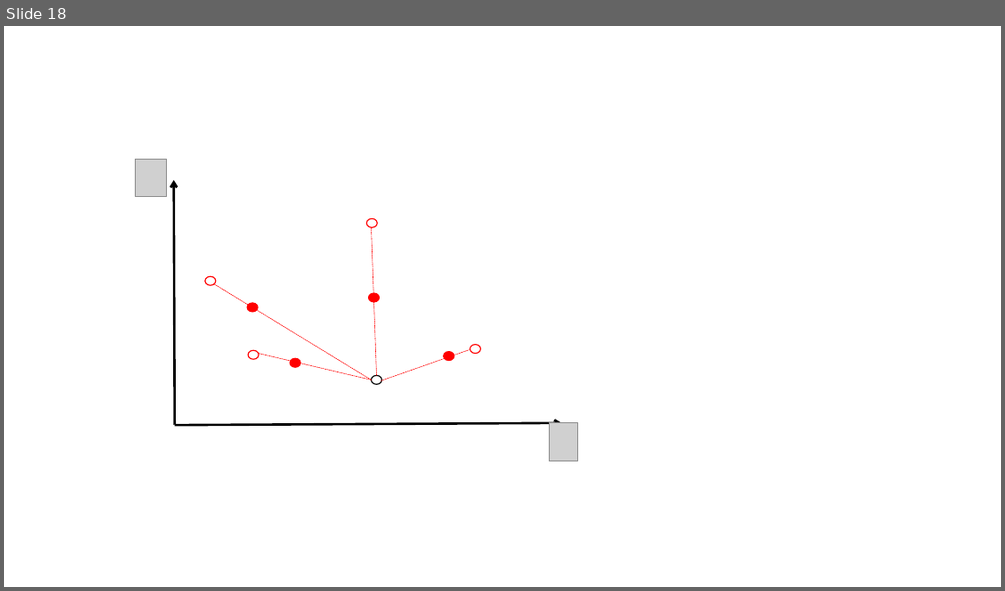
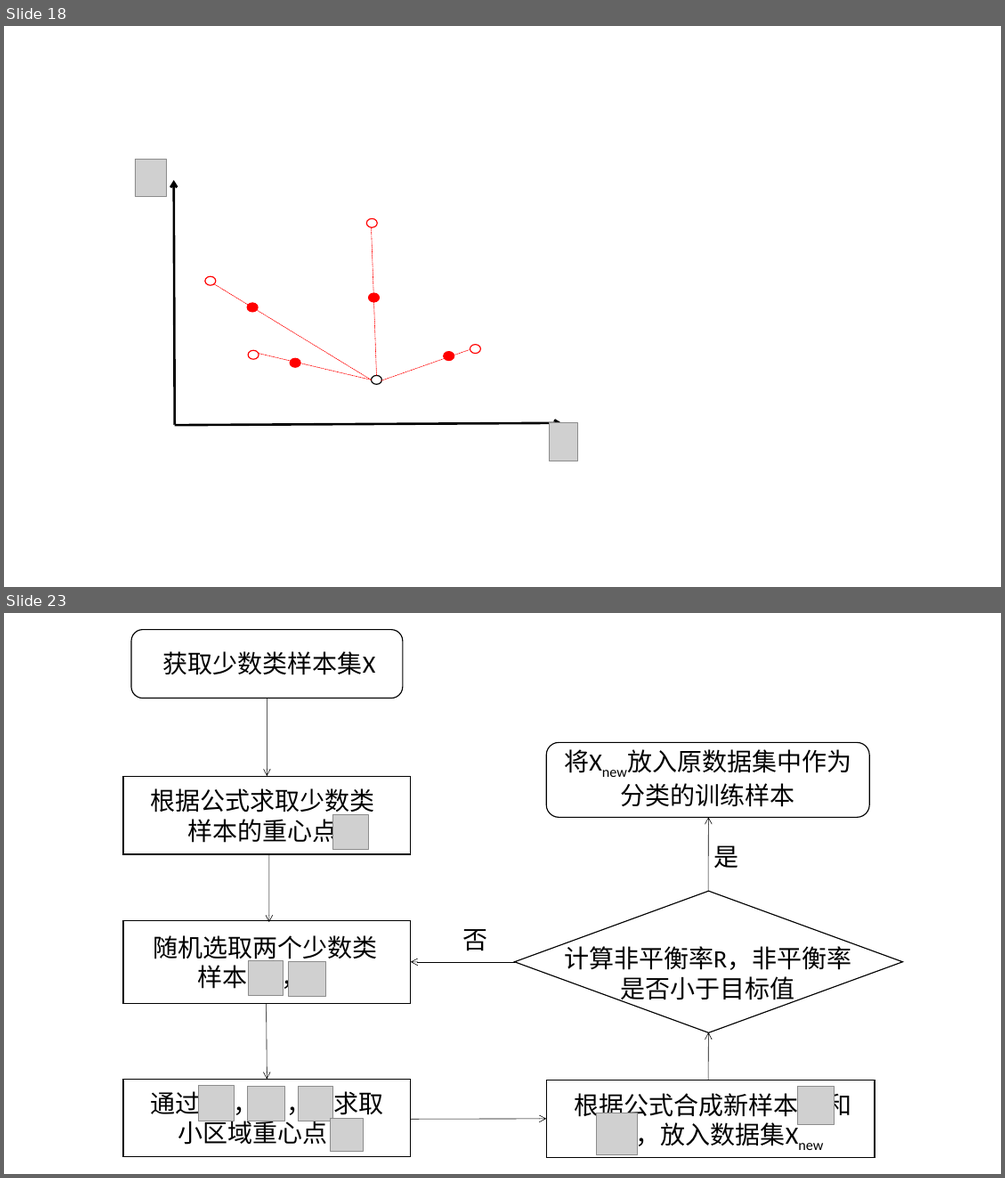
Before and after one commit to shinne/graduation, a slide deck: 毕设论文相关/我的相关/ppt/allPPT.pptx. Shown one above the other, each under a label of ours: slide 18 before the commit, slides 18 and 23 after it; the slides between them are not shown. The pictures are 1005x591 and 1005x1178 pixels, drawn with LibreOffice and Linux fonts; fonts in the diff are those of the drawing; grey boxes stand for pictures. Boxes give left, top, right and bottom in pixels: in the first picture for what was removed or moved away, otherwise in the second. Text is boxed around its words. In the diff, an @@ line names an element or a change of style, - is before the commit and + after.

Commit message:
改进的基于重心的smote算法

```diff
--- a/毕设论文相关/我的相关/ppt/allPPT.pptx
+++ b/毕设论文相关/我的相关/ppt/allPPT.pptx
@@ slide 23 added at <box>4,613,1001,1174</box>, background #FFFFFF @@
@@ rounded rectangle added at <box>131,629,403,698</box>, outline #000000 1 pt @@
@@ text added at <box>163,651,376,675</box>, 24 pt, text #000000 @@
+获取少数类样本集X
@@ arrow added from (267, 698) to (267, 776), #000000 0.5 pt @@
@@ rounded rectangle added at <box>546,742,869,817</box>, outline #000000 1 pt @@
@@ text added at <box>564,749,795,807</box>, 24 pt, text #000000 @@
+将Xnew放入原数据集中作为
+分类的训练样本
@@ rectangle added at <box>123,776,410,854</box>, outline #000000 1 pt @@
@@ text added at <box>151,788,375,847</box>, 24 pt, text #000000 @@
+根据公式求取少数类
+样本的重心点
@@ picture added at <box>333,815,368,850</box> @@
@@ arrow added from (708, 892) to (708, 817), #000000 0.5 pt @@
@@ text added at <box>713,845,738,868</box>, 24 pt, text #000000 @@
+是
@@ arrow added from (269, 854) to (269, 922), #000000 0.5 pt @@
@@ diamond added at <box>515,892,903,1033</box>, outline #000000 1 pt @@
@@ rectangle added at <box>123,920,410,1004</box>, outline #000000 1 pt @@
@@ text added at <box>463,929,488,951</box>, 24 pt, text #000000 @@
+否
@@ text added at <box>154,935,378,989</box>, 24 pt, text #000000 @@
+随机选取两个少数类
+样本 ，
@@ text added at <box>564,942,851,1005</box>, 24 pt, text #000000 @@
+计算非平衡率R，非平衡率
+是否小于目标值
@@ picture added at <box>248,960,283,995</box> @@
@@ picture added at <box>288,962,325,997</box> @@
@@ arrow added from (515, 962) to (411, 962), #000000 0.5 pt @@
@@ arrow added from (267, 1004) to (267, 1078), #000000 0.5 pt @@
@@ arrow added from (708, 1080) to (708, 1032), #000000 0.5 pt @@
@@ rectangle added at <box>123,1078,410,1156</box>, outline #000000 1 pt @@
@@ text added at <box>150,1087,383,1144</box>, 24 pt, text #000000 @@
+通过 ， ， 求取
+小区域重心点
@@ picture added at <box>199,1086,235,1121</box> @@
@@ picture added at <box>248,1086,285,1121</box> @@
@@ picture added at <box>298,1086,333,1121</box> @@
@@ rectangle added at <box>546,1079,874,1157</box>, outline #000000 1 pt @@
@@ text added at <box>574,1089,851,1151</box>, 24 pt, text #000000 @@
+根据公式合成新样本 和
+，放入数据集Xnew
@@ picture added at <box>797,1086,834,1125</box> @@
@@ picture added at <box>331,1119,364,1151</box> @@
@@ arrow added from (411, 1119) to (546, 1119), #000000 0.5 pt @@
@@ picture added at <box>596,1113,638,1154</box> @@
```
Also in this commit, not shown: 4 other slides added, 4 other files.
